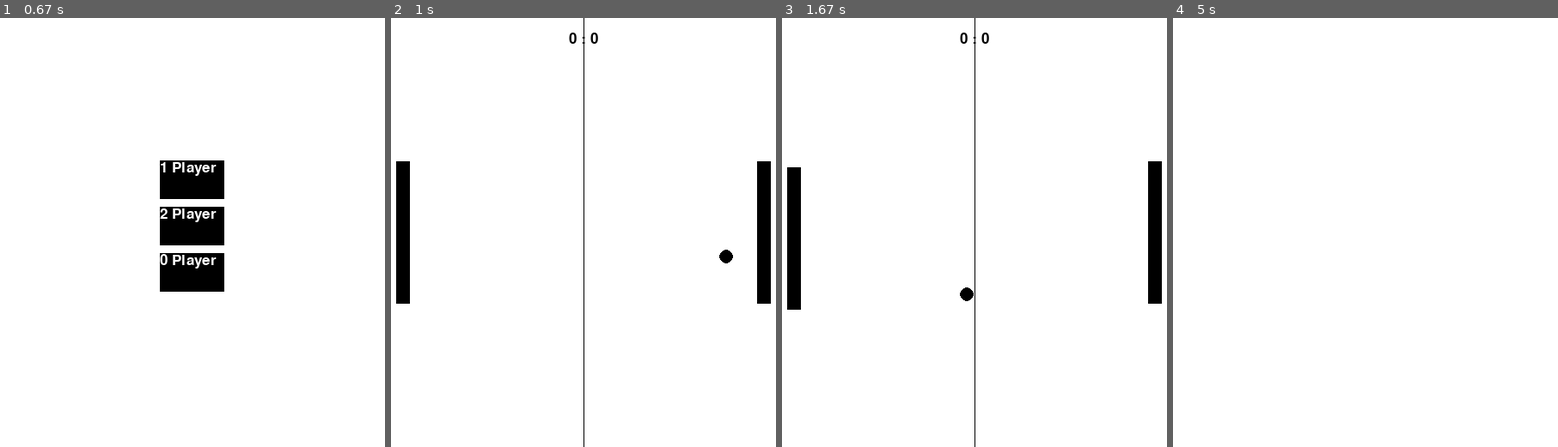
Above: before the commit, frames 1-4 (left to right).
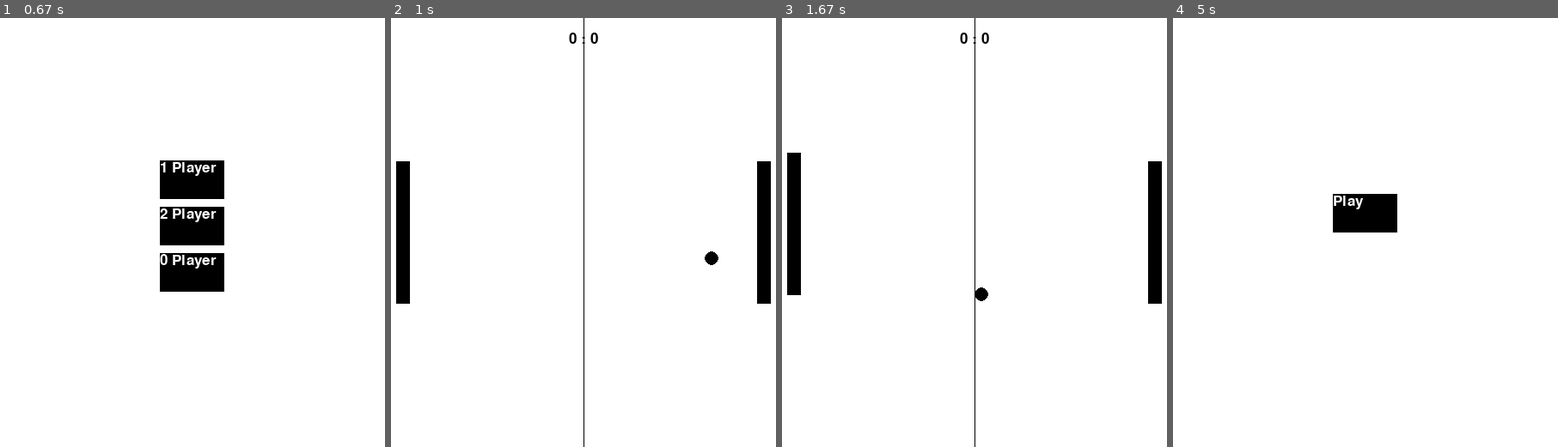
Above: after the commit, the same moments.

Repository: Chazz22/PygameTests
Game: pygame game, started from Pong.py
The game is run twice, just before and just after one commit, with the same random seed, the same clock (stepped at 60 frames per second) and the same inputs.
Inputs (mouse positions are in pixels of both pictures, inside the frame that each line leads up to):
- Up to frame 1 (0.67 s): click "Play" at 0.38 s
- Up to frame 2 (1 s): click "1 Player" at 0.72 s
- Up to frame 3 (1.67 s): tap S at 1 s; tap W at 1.33 s
- Up to frame 4 (5 s): tap W at 2.67, 3.4, 3.7 s; tap S at 3 s; hold Up 3.33-3.8 s; tap M at 4.23 s; click (1350, 202) at 4.62 s, where only the run after the commit has a clickable "Play"; click (1296, 90) at 4.95 s

Frame 1 is identical in both runs. In frame 2, 0.2% of the frame differs, in the area x 81-89%, y 54-58%; in frame 3, 0.4%; in frame 4, 1.5%, in the area x 41-59%, y 41-50%.

Commit message:
Fixed game over menu

Diff:
--- a/Pong.py
+++ b/Pong.py
@@ -214,6 +214,12 @@
         self.player1.reset()
         self.player2.reset()
         self.ball.reset()
+
+    def start_game(self):
+        self.game_over = False
+        self.game_started = True
+        self.reset_score()
+        self.game_loop()
 
     def reset_score(self):
         self.player1.score = 0
@@ -234,15 +240,16 @@
                     if self.player_selection_menu.check_click() == '1 Player':
                         self.player2.is_bot = True
                         self.player_selection_menu.enabled = False
-                        self.game_started = True
+                        self.start_game()
                     elif self.player_selection_menu.check_click() == '2 Player':
                         self.player_selection_menu.enabled = False
                         self.game_started = True
+                        self.start_game()
                     elif self.player_selection_menu.check_click() == '0 Player':
                         self.player1.is_bot = True
                         self.player2.is_bot = True
                         self.player_selection_menu.enabled = False
-                        self.game_started = True
+                        self.start_game()
 
             self.game_display.fill(white)
             if self.player_selection_menu.enabled:
@@ -373,8 +380,8 @@
                         self.game_loop()
                     if event.key == pygame.K_m:
                         self.game_started = False
+                        self.main_menu.enabled = True
                         self.menu_loop()
-                        self.reset_score()
 
             if self.player1.score > self.player2.score:
                 self.hud.send_centered_message('Player 1 won! C for rematch, M for main menu!')
